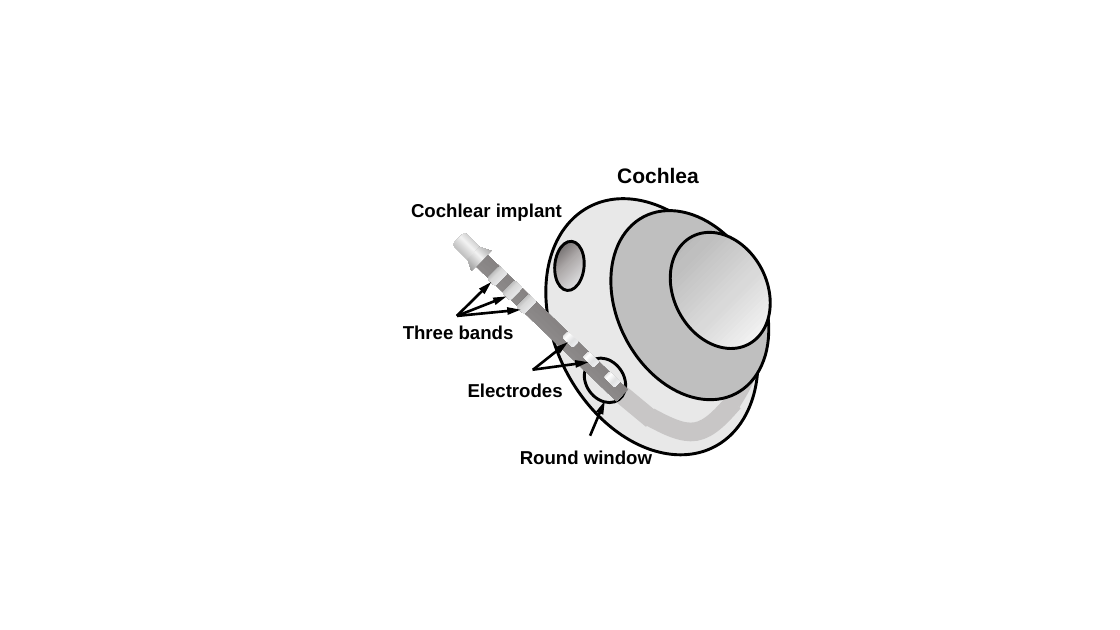
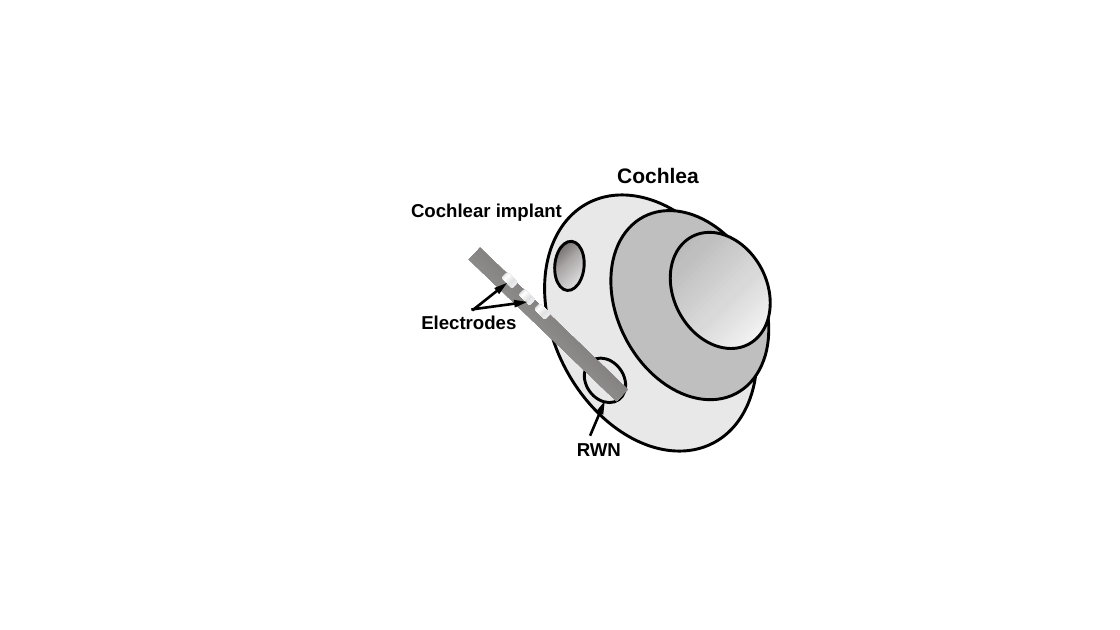
Before and after one commit to young-oct/Cochlear_Implant, a slide deck: slide 1 of Figures/illustration/20210905_Sketches_XY-20210905-01.pptx. Drawn at 1120x630 pixels with LibreOffice and Linux fonts; fonts in the diff are those of the drawing. Boxes give left, top, right and bottom in pixels: in the first picture for what was removed or moved away, otherwise in the second. Text is boxed around its words. In the diff, an @@ line names an element or a change of style, - is before the commit and + after.

```diff
--- a/Figures/illustration/20210905_Sketches_XY-20210905-01.pptx
+++ b/Figures/illustration/20210905_Sketches_XY-20210905-01.pptx
@@ ellipse: place and size @@
-ellipse at bbox=[504, 162, 800, 491]
+ellipse at bbox=[503, 158, 799, 487]
@@ 2 arrows, 1 rounded rectangle: place and size @@
-2 arrows, 1 rounded rectangle at bbox=[533, 332, 588, 370]
+2 arrows, 1 rounded rectangle at bbox=[471, 272, 528, 311]
@@ rounded rectangle: place and size @@
-rounded rectangle at bbox=[583, 351, 599, 367]
+rounded rectangle at bbox=[520, 289, 535, 305]
@@ text "Electrodes": place and size @@
-text "Electrodes" at bbox=[468, 383, 563, 398]
+text "Electrodes" at bbox=[421, 315, 516, 330]
@@ group removed at bbox=[403, 232, 752, 433]: 4 rounded rectangles, 3 arrows, 2 freeform shapes, 1 line, 1 flow chart manual operation, 1 text @@
-Three bands
@@ rounded rectangle: place and size @@
-rounded rectangle at bbox=[604, 372, 620, 387]
+rounded rectangle at bbox=[535, 304, 550, 319]
@@ text at bbox=[577, 443, 621, 456]: text changed @@
-Round window
+RWN
```
Also in this commit, not shown: 2 other slides changed, 1 slide added, 1 slide removed, 9 other files.
